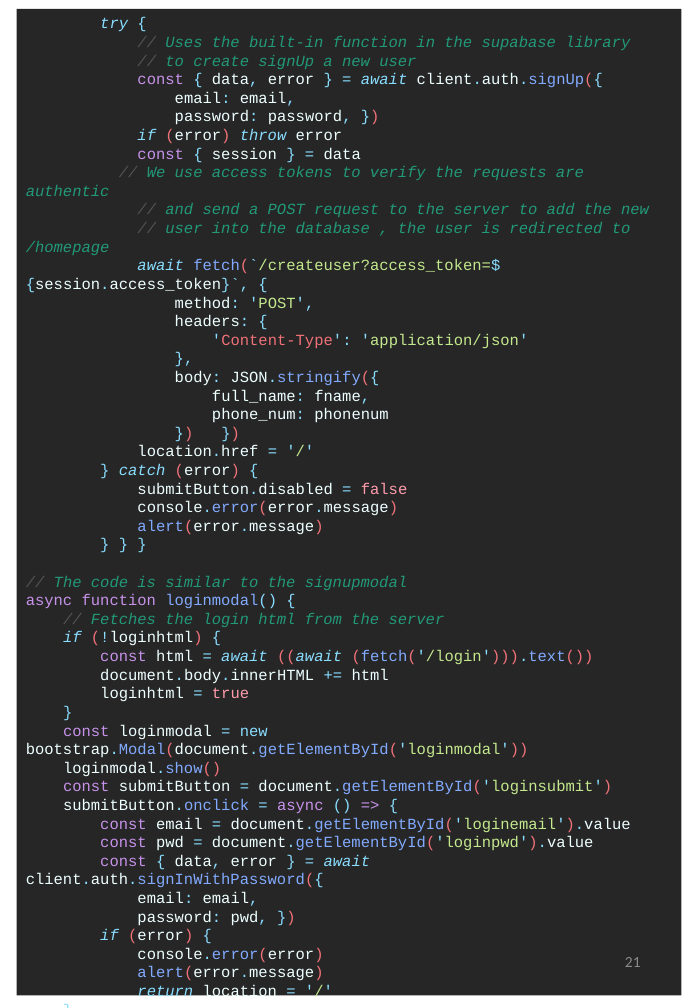
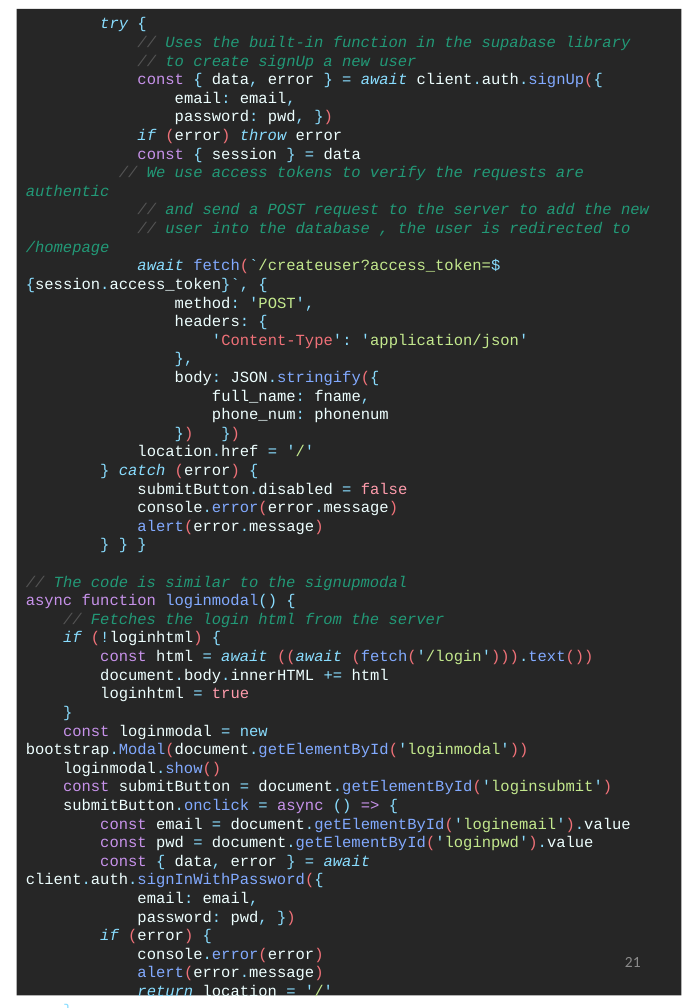
Before and after one commit to Agentgilspy/Food-Ordering-Website, a slide deck: slide 23 of ICT-171 Documentation.pptx. Drawn at 698x1008 pixels with LibreOffice and Linux fonts; fonts in the diff are those of the drawing. Boxes give left, top, right and bottom in pixels: in the first picture for what was removed or moved away, otherwise in the second. Text is boxed around its words. In the diff, an @@ line names an element or a change of style, - is before the commit and + after.

```diff
--- a/ICT-171 Documentation.pptx
+++ b/ICT-171 Documentation.pptx
@@ text in rectangle at [137,110,361,159]: text changed @@
-password: password, })
-if (error) throw error
-const { session } = data
+password: pwd, })
+if (error) throw error
+const { session } = data
```
Also in this commit, not shown: 10 other slides changed.
